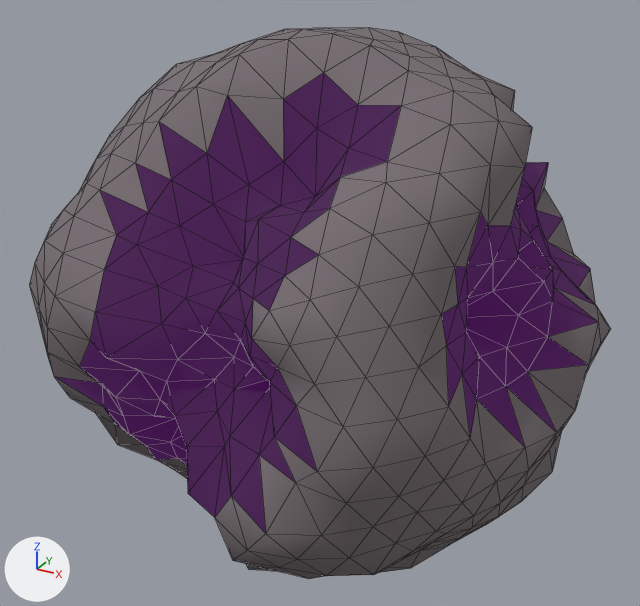
Renders of the glTF model assets/asteroids/asteroid_med_10.glb from each side of a commit.
The view is the same before and after, from a 50 mm camera at (1.217, -2.336, 1.178) aimed at (-0.077, 0.016, 0.001). The lights are fixed; the arrows at lower left show +X, +Y and +Z. The older version comes first. Mesh edges are drawn as thin lines.

The first picture shows 'asteroid_med_10'.
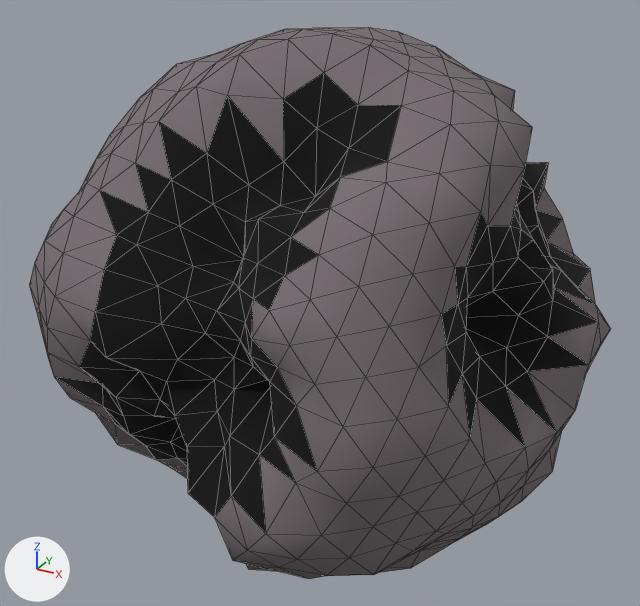
What differs and where, as boxes (x1, y1, x2, y2) in the pictures (640 x 606 px):
'asteroid_med_10', recoloured, surface changed (darker)
    both: (54, 71, 600, 534)

The edits, one by one:
Material 'Crater_asteroid_med_10' (mat_crater_asteroid_med_10) changes colour from black #271927 to black #000000; in linear values from (0.02, 0.01, 0.02) to (0.0, 0.0, 0.0).
In material 'Crater_asteroid_med_10' (mat_crater_asteroid_med_10), emission_color is no longer (0.042, 0.0, 0.063), dark purple #3a0047.
In material 'Crater_asteroid_med_10' (mat_crater_asteroid_med_10), emission_strength is no longer 1.0.
